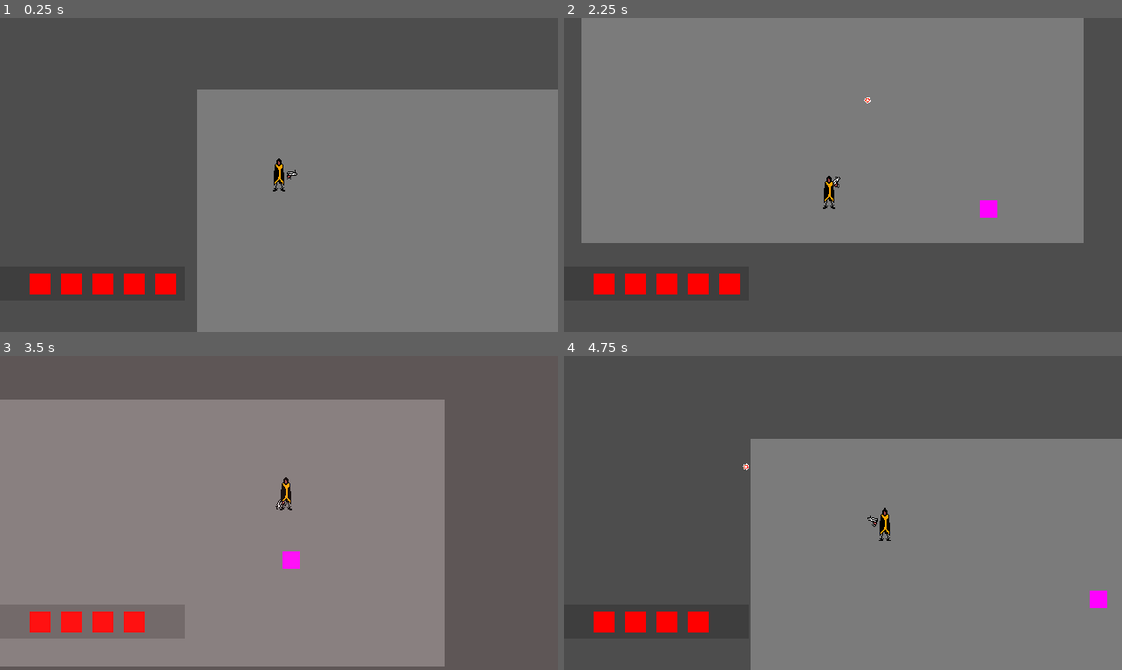
Above: before the commit, frames 1-4 (two rows, left to right).
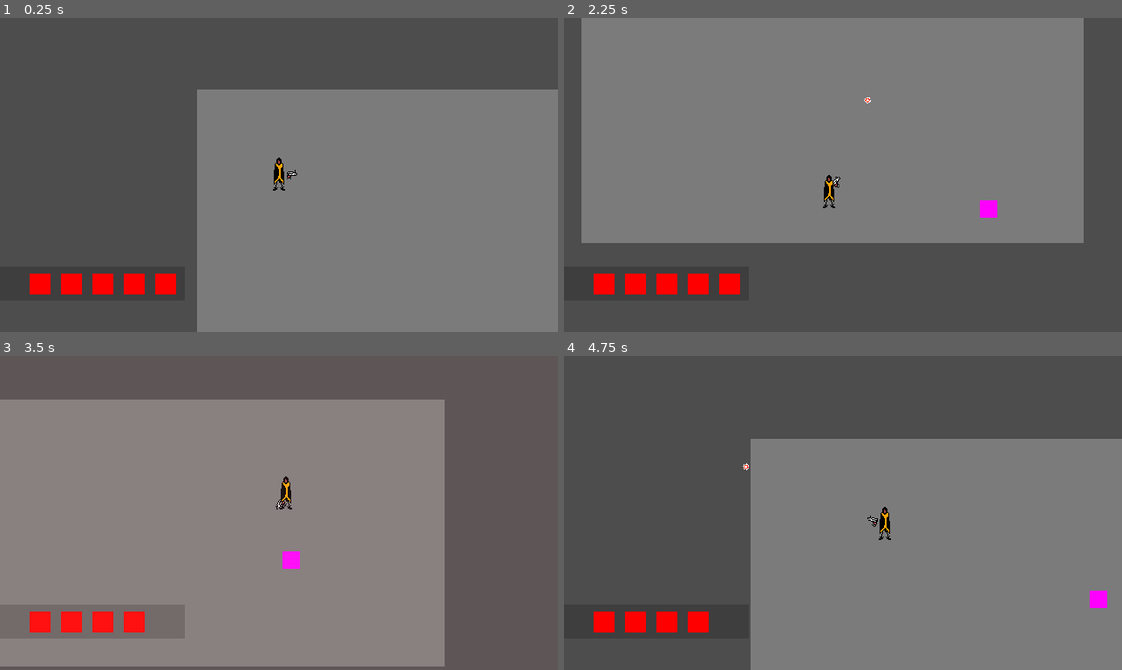
Above: after the commit, the same moments.

Repository: Lukko-Digital/WellesleyGameJam2024
Game: Godot game, scene res://src/main.tscn
The game is run twice, just before and just after one commit, with the same random seed, the same clock (stepped at 60 frames per second) and the same inputs.
Inputs (mouse positions are in pixels of both pictures, inside the frame that each line leads up to):
- Up to frame 1 (0.25 s): no input
- Up to frame 2 (2.25 s): tap Enter at 0.5 s; move the mouse to (965, 159) at 0.52 s; press the mouse at (965, 159) at 0.53 s; hold D (right) 0.53-1.28 s; move the mouse to (731, 190) at 1.27 s; release the mouse at (731, 190) at 1.28 s; hold S (down) 1.28-2.03 s; click (731, 190) at 1.35 s; move the mouse to (898, 105) at 2.02 s; press the mouse at (898, 105) at 2.03 s; hold D (right) from 2.03 s (still down)
- Up to frame 3 (3.5 s): move the mouse to (251, 575) at 2.77 s; release D (right) at 2.78 s; release the mouse at (251, 575) at 2.78 s; hold W (up) from 2.78 s (still down); click (251, 575) at 2.85 s
- Up to frame 4 (4.75 s): move the mouse to (1010, 560) at 3.52 s; release W (up) at 3.53 s; press the mouse at (1010, 560) at 3.53 s; hold A (left) from 3.53 s (still down); move the mouse to (675, 465) at 4.27 s; release the mouse at (675, 465) at 4.28 s; click (675, 465) at 4.35 s

The runs differ from the first frame. In frame 1, less than 0.1% of the frame differs, in the area x 48-52%, y 44-56%; in frame 2, less than 0.1%; in frame 3, less than 0.1%; in frame 4, less than 0.1%, in the area x 56-59%, y 48-59%.

Commit message:
swap to animated sprite

Diff:
--- a/src/player/player.tscn
+++ b/src/player/player.tscn
@@ -1,9 +1,144 @@
-[gd_scene load_steps=6 format=3 uid="uid://tu268rhi3o1q"]
+[gd_scene load_steps=23 format=3 uid="uid://tu268rhi3o1q"]
 
 [ext_resource type="Script" path="res://src/player/player.gd" id="1_8v8oq"]
 [ext_resource type="PackedScene" uid="uid://hhfchlxg4hc6" path="res://src/display/ui.tscn" id="2_2xssp"]
-[ext_resource type="Texture2D" uid="uid://dnl6ymad87b7w" path="res://assets/png/player.png" id="2_vsqs0"]
+[ext_resource type="Texture2D" uid="uid://bqub5t7eckkj8" path="res://assets/png/player-sheet.png" id="2_xdykf"]
 [ext_resource type="PackedScene" uid="uid://bd3lusegcrs72" path="res://src/player/gun.tscn" id="4_kjx4c"]
+
+[sub_resource type="AtlasTexture" id="AtlasTexture_7y8l6"]
+atlas = ExtResource("2_xdykf")
+region = Rect2(0, 70, 58, 70)
+
+[sub_resource type="AtlasTexture" id="AtlasTexture_sw1jl"]
+atlas = ExtResource("2_xdykf")
+region = Rect2(58, 70, 58, 70)
+
+[sub_resource type="AtlasTexture" id="AtlasTexture_nt5h4"]
+atlas = ExtResource("2_xdykf")
+region = Rect2(116, 70, 58, 70)
+
+[sub_resource type="AtlasTexture" id="AtlasTexture_3gj08"]
+atlas = ExtResource("2_xdykf")
+region = Rect2(174, 70, 58, 70)
+
+[sub_resource type="AtlasTexture" id="AtlasTexture_hvfm4"]
+atlas = ExtResource("2_xdykf")
+region = Rect2(0, 0, 58, 70)
+
+[sub_resource type="AtlasTexture" id="AtlasTexture_xwoy1"]
+atlas = ExtResource("2_xdykf")
+region = Rect2(58, 0, 58, 70)
+
+[sub_resource type="AtlasTexture" id="AtlasTexture_qiuqh"]
+atlas = ExtResource("2_xdykf")
+region = Rect2(116, 0, 58, 70)
+
+[sub_resource type="AtlasTexture" id="AtlasTexture_y6qrn"]
+atlas = ExtResource("2_xdykf")
+region = Rect2(174, 0, 58, 70)
+
+[sub_resource type="AtlasTexture" id="AtlasTexture_swg3i"]
+atlas = ExtResource("2_xdykf")
+region = Rect2(0, 140, 58, 70)
+
+[sub_resource type="AtlasTexture" id="AtlasTexture_18whr"]
+atlas = ExtResource("2_xdykf")
+region = Rect2(58, 140, 58, 70)
+
+[sub_resource type="AtlasTexture" id="AtlasTexture_vggcy"]
+atlas = ExtResource("2_xdykf")
+region = Rect2(116, 140, 58, 70)
+
+[sub_resource type="AtlasTexture" id="AtlasTexture_1ajlu"]
+atlas = ExtResource("2_xdykf")
+region = Rect2(174, 140, 58, 70)
+
+[sub_resource type="AtlasTexture" id="AtlasTexture_6u0d8"]
+atlas = ExtResource("2_xdykf")
+region = Rect2(0, 280, 58, 70)
+
+[sub_resource type="AtlasTexture" id="AtlasTexture_07588"]
+atlas = ExtResource("2_xdykf")
+region = Rect2(58, 280, 58, 70)
+
+[sub_resource type="AtlasTexture" id="AtlasTexture_03aue"]
+atlas = ExtResource("2_xdykf")
+region = Rect2(116, 280, 58, 70)
+
+[sub_resource type="AtlasTexture" id="AtlasTexture_xreqa"]
+atlas = ExtResource("2_xdykf")
+region = Rect2(174, 280, 58, 70)
+
+[sub_resource type="SpriteFrames" id="SpriteFrames_etwbb"]
+animations = [{
+"frames": [{
+"duration": 1.0,
+"texture": SubResource("AtlasTexture_7y8l6")
+}, {
+"duration": 1.0,
+"texture": SubResource("AtlasTexture_sw1jl")
+}, {
+"duration": 1.0,
+"texture": SubResource("AtlasTexture_nt5h4")
+}, {
+"duration": 1.0,
+"texture": SubResource("AtlasTexture_3gj08")
+}],
+"loop": true,
+"name": &"idle_back",
+"speed": 4.0
+}, {
+"frames": [{
+"duration": 1.0,
+"texture": SubResource("AtlasTexture_hvfm4")
+}, {
+"duration": 1.0,
+"texture": SubResource("AtlasTexture_xwoy1")
+}, {
+"duration": 1.0,
+"texture": SubResource("AtlasTexture_qiuqh")
+}, {
+"duration": 1.0,
+"texture": SubResource("AtlasTexture_y6qrn")
+}],
+"loop": true,
+"name": &"idle_front",
+"speed": 4.0
+}, {
+"frames": [{
+"duration": 1.0,
+"texture": SubResource("AtlasTexture_swg3i")
+}, {
+"duration": 1.0,
+"texture": SubResource("AtlasTexture_18whr")
+}, {
+"duration": 1.0,
+"texture": SubResource("AtlasTexture_vggcy")
+}, {
+"duration": 1.0,
+"texture": SubResource("AtlasTexture_1ajlu")
+}],
+"loop": true,
+"name": &"run_down_right",
+"speed": 10.0
+}, {
+"frames": [{
+"duration": 1.0,
+"texture": SubResource("AtlasTexture_6u0d8")
+}, {
+"duration": 1.0,
+"texture": SubResource("AtlasTexture_07588")
+}, {
+"duration": 1.0,
+"texture": SubResource("AtlasTexture_03aue")
+}, {
+"duration": 1.0,
+"texture": SubResource("AtlasTexture_xreqa")
+}],
+"loop": true,
+"name": &"run_up_right",
+"speed": 10.0
+}]
 
 [sub_resource type="CapsuleShape2D" id="CapsuleShape2D_rgnxm"]
 radius = 5.0
@@ -14,8 +149,9 @@
 collision_mask = 0
 script = ExtResource("1_8v8oq")
 
-[node name="PlayerSprite" type="Sprite2D" parent="."]
-texture = ExtResource("2_vsqs0")
+[node name="AnimatedSprite2D" type="AnimatedSprite2D" parent="."]
+sprite_frames = SubResource("SpriteFrames_etwbb")
+animation = &"idle_front"
 
 [node name="CollisionShape2D" type="CollisionShape2D" parent="."]
 shape = SubResource("CapsuleShape2D_rgnxm")
